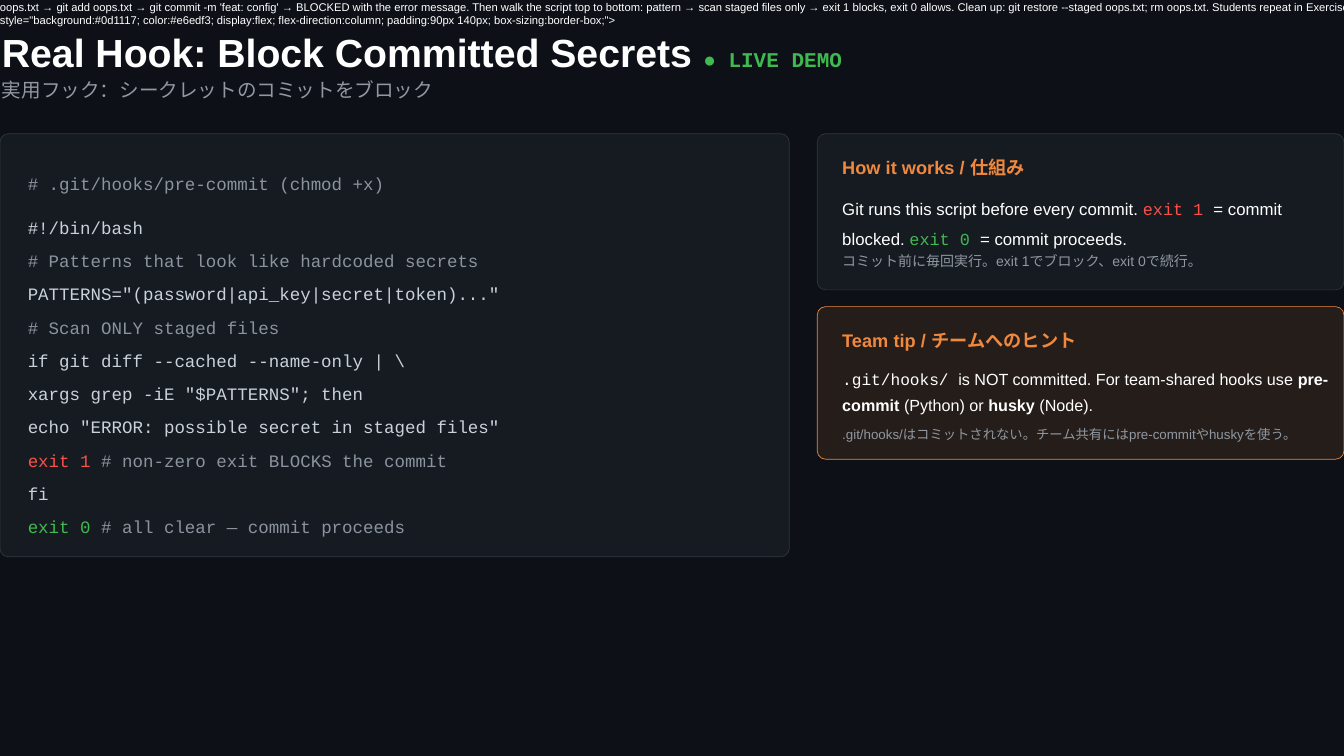
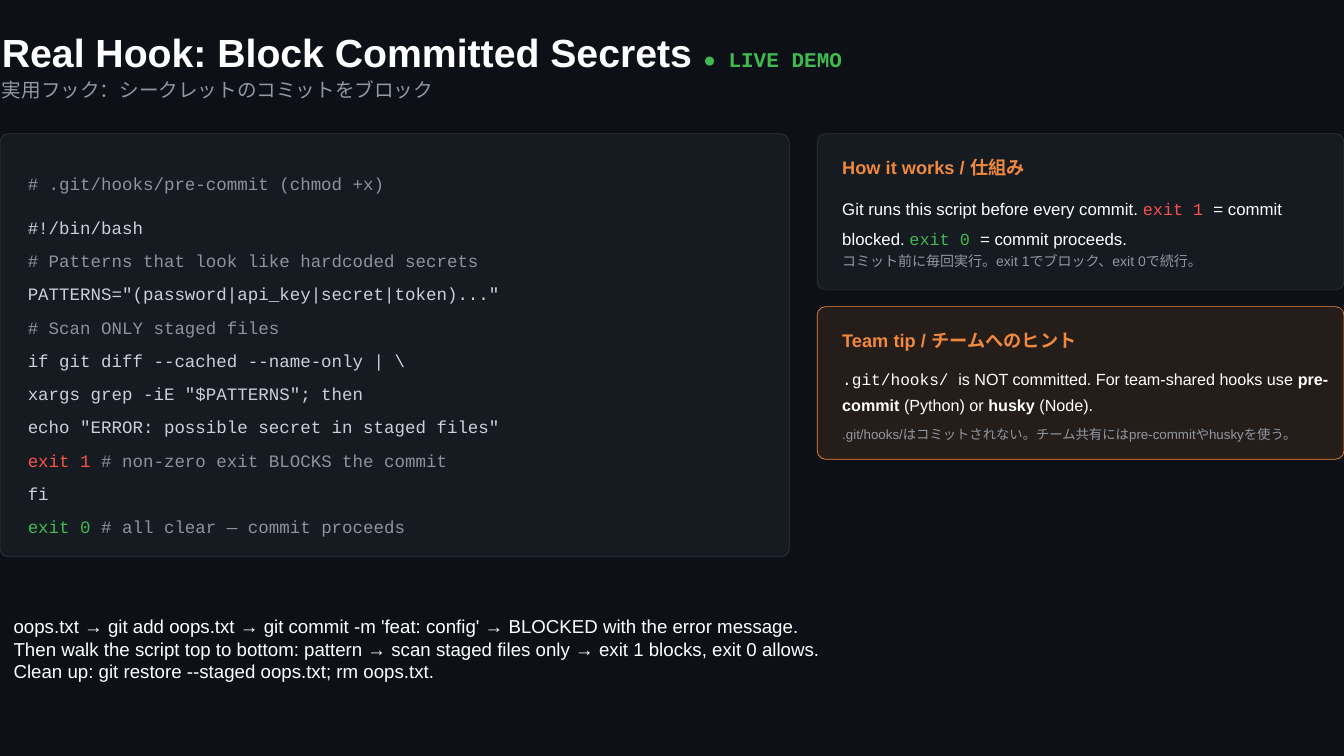
Before and after one commit to Shun-N0/ryudai_git_2026, a slide deck: slide 17 of Git_class_workshop_prep.pptx. Drawn at 1344x756 pixels with LibreOffice and Linux fonts; fonts in the diff are those of the drawing. Boxes give left, top, right and bottom in pixels: in the first picture for what was removed or moved away, otherwise in the second. Text is boxed around its words. In the diff, an @@ line names an element or a change of style, - is before the commit and + after.

Commit message:
updated

```diff
--- a/Git_class_workshop_prep.pptx
+++ b/Git_class_workshop_prep.pptx
@@ text at bbox=[14, 619, 819, 682]: text changed; size 12 to 20 pt @@
-oops.txt → git add oops.txt → git commit -m 'feat: config' → BLOCKED with the error message. Then walk the script top to bottom: pattern → scan staged files only → exit 1 blocks, exit 0 allows. Clean up: git restore --staged oops.txt; rm oops.txt. Students repeat in Exercise 2." style="background:#0d1117; color:#e6edf3; display:flex; flex-direction:column; padding:90px 140px; box-sizing:border-box;">
+oops.txt → git add oops.txt → git commit -m 'feat: config' → BLOCKED with the error message.
+Then walk the script top to bottom: pattern → scan staged files only → exit 1 blocks, exit 0 allows.
+Clean up: git restore --staged oops.txt; rm oops.txt.
```
Also in this commit, not shown: 9 other slides changed, 1 slide added, 2 slides removed.
